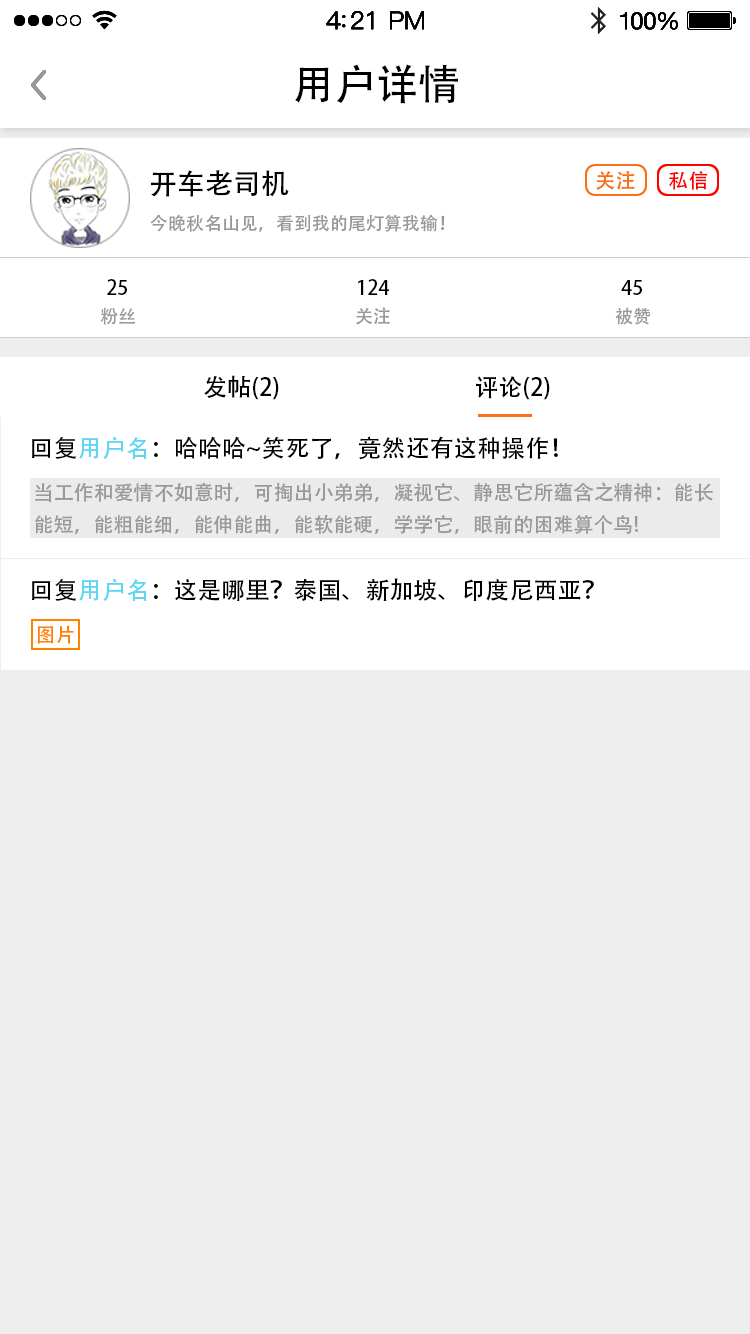
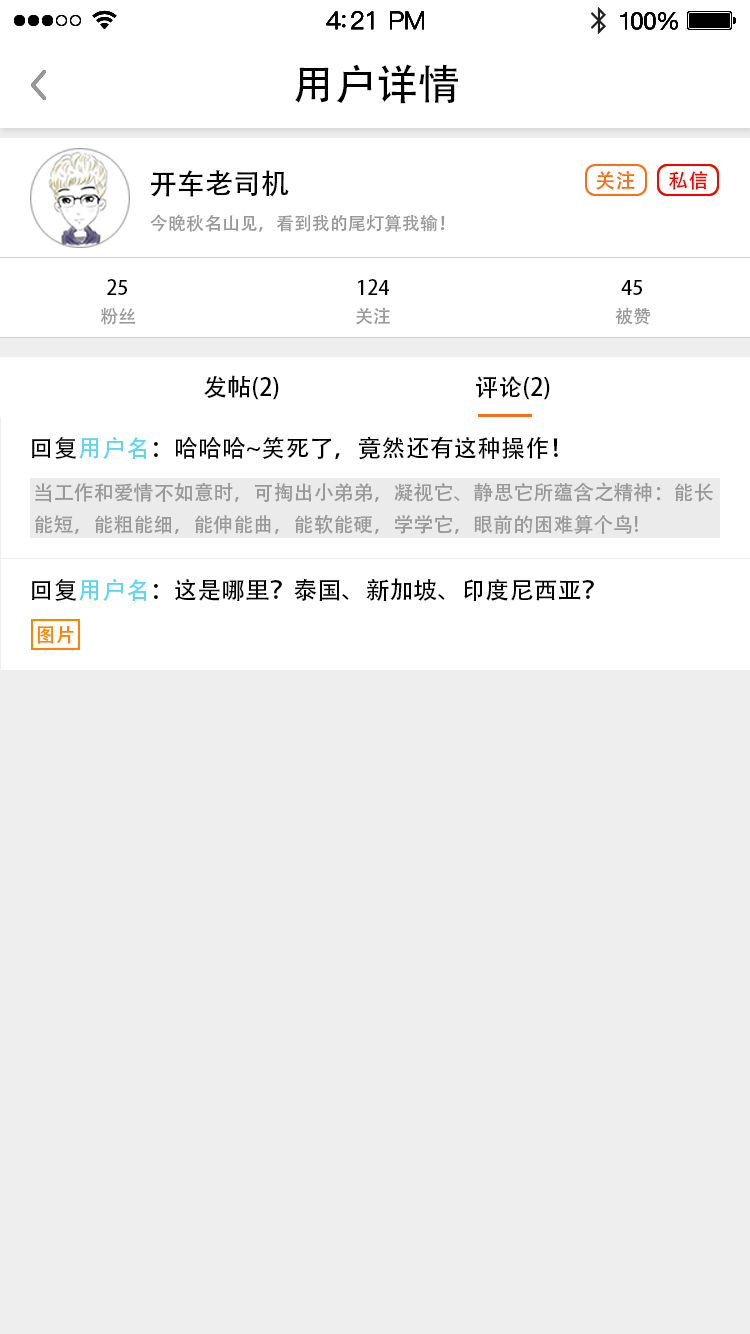
Revision of a layered w=750, h=1334 image; what changed, layer by layer:
painted on "图片" (1st of 2, in "我的 下" › "评论" › "item 拷贝") over 37, 625, 74, 644
removed layer "图层 23" (1st of 2, in "我的 下" › "评论" › "item 拷贝") from group "item 拷贝" over 37, 625, 74, 644
